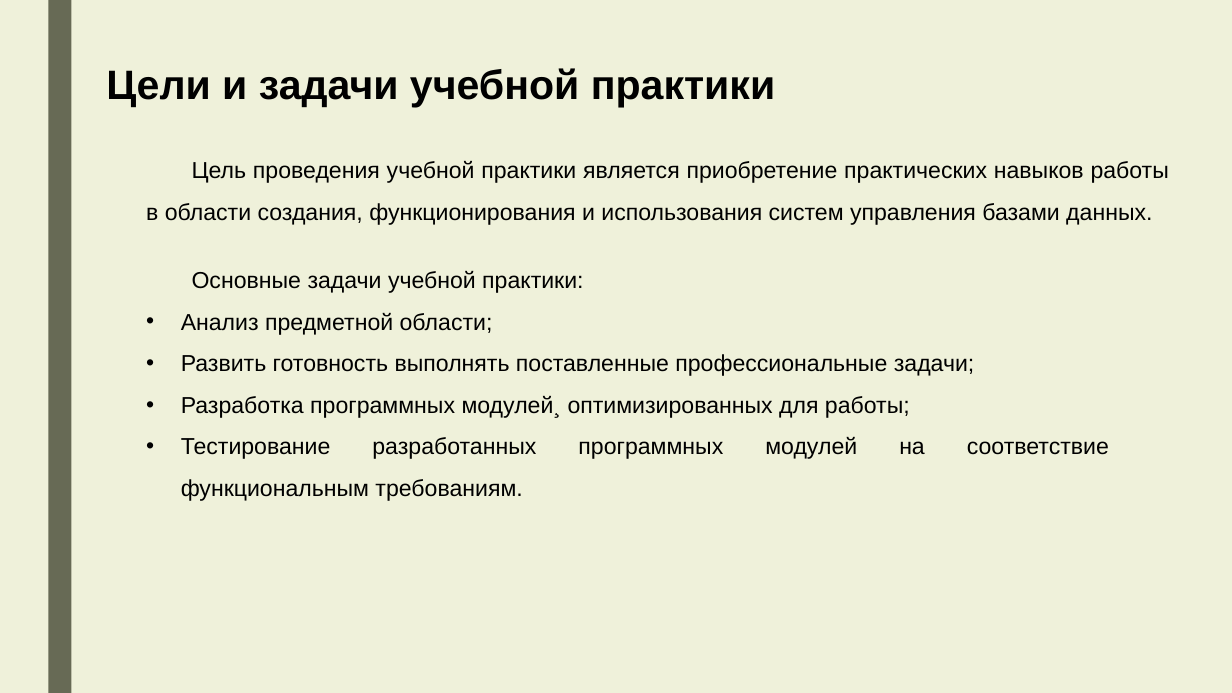
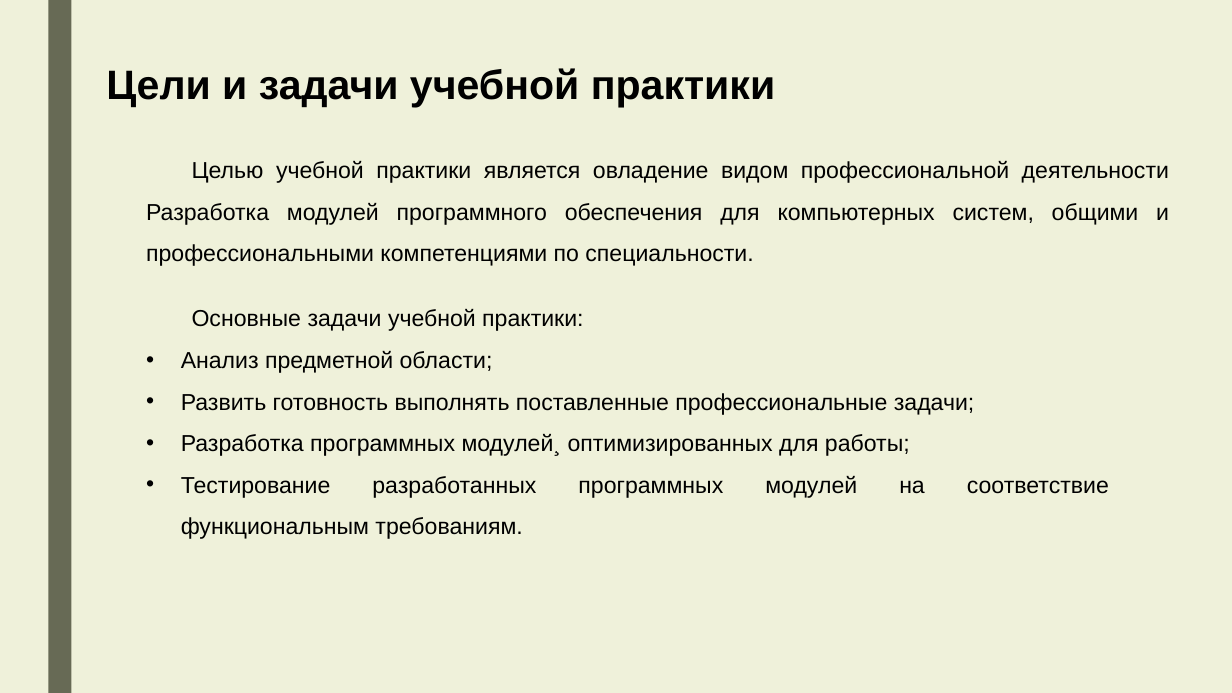
Before and after one commit to APET138/ISPP-5, a slide deck: slide 2 of Презентация по учебной практике.pptx. Drawn at 1232x693 pixels with LibreOffice and Linux fonts; fonts in the diff are those of the drawing. Boxes give left, top, right and bottom in pixels: in the first picture for what was removed or moved away, otherwise in the second. Text is boxed around its words. In the diff, an @@ line names an element or a change of style, - is before the commit and + after.

```diff
--- a/Презентация по учебной практике.pptx
+++ b/Презентация по учебной практике.pptx
@@ text at <box>146,161,1169,266</box>: text changed @@
-Цель проведения учебной практики является приобретение практических навыков работы в области создания, функционирования и использования систем управления базами данных.
+Целью учебной практики является овладение видом профессиональной деятельности Разработка модулей программного обеспечения для компьютерных систем, общими и профессиональными компетенциями по специальности.
@@ text "Основные задачи учебной практики:": place and size @@
-text "Основные задачи учебной практики:" at <box>181,271,1109,459</box>
+text "Основные задачи учебной практики:" at <box>181,309,1109,498</box>
```
Also in this commit, not shown: 7 other slides changed, 1 slide added, 1 slide removed, 7 other files.
